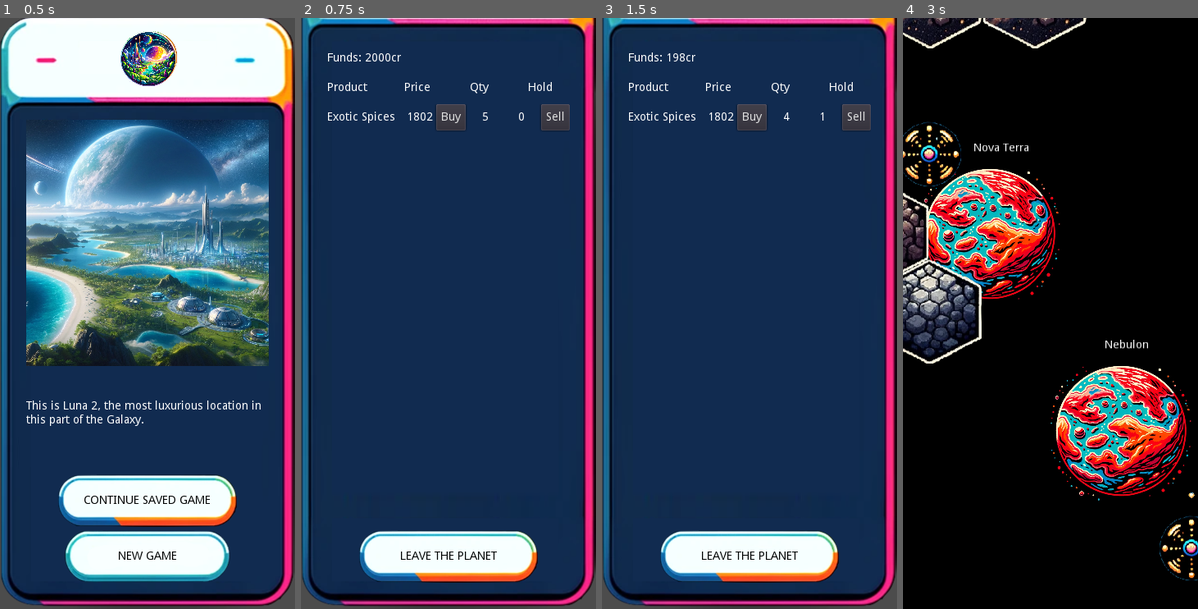
Above: before the commit, frames 1-4 (left to right).
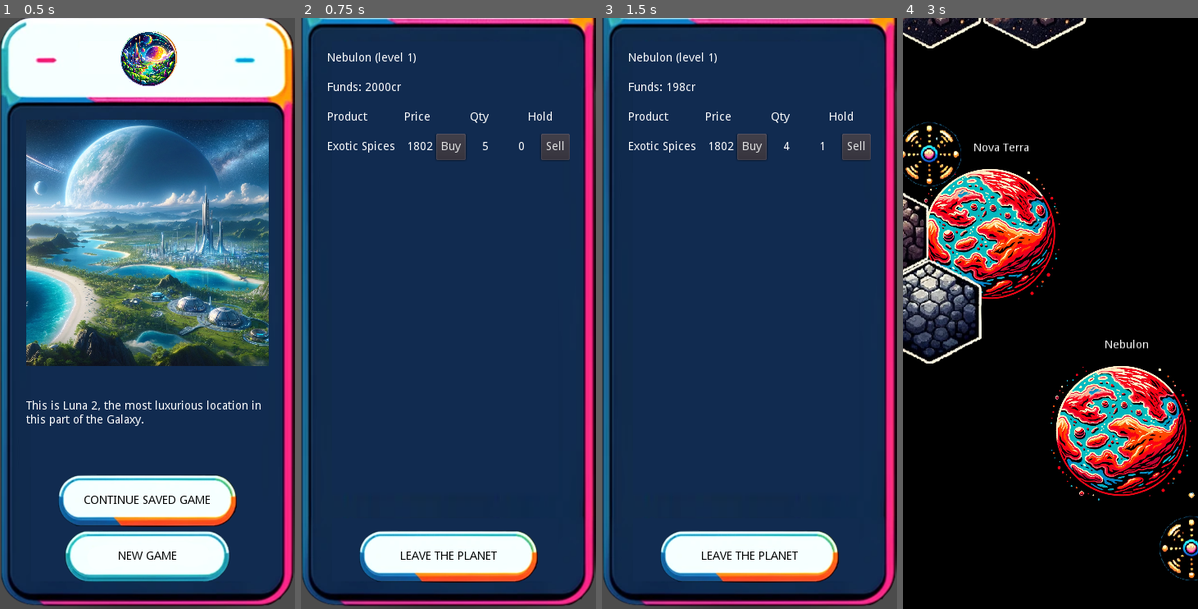
Above: after the commit, the same moments.

Repository: alexkorep/luna2
Game: Godot game, scene res://scenes/intro/intro.tscn
Two runs of this game, one before a commit and one after it. Both use one fixed random seed, a clock stepped at 60 frames per second and the inputs below.
Inputs:
- Up to frame 1 (0.5 s): no input
- Up to frame 2 (0.75 s): click "Continue saved game" at 0.5 s
- Up to frame 3 (1.5 s): click "Buy" at 1.25 s
- Up to frame 4 (3 s): click "Sell" at 2 s; click "Leave the planet" at 2.75 s

Frame 1 is identical in both runs. In frame 2, 2.9% of the frame differs, in the area x 9-92%, y 5-25%; in frame 3, 2.9%; in frame 4, nothing differs.

Commit message:
Show planet name and level

Diff:
--- a/src/scenes/trade_screen/trade_screen.gd
+++ b/src/scenes/trade_screen/trade_screen.gd
@@ -7,6 +7,7 @@
 
 onready var ProductsVBoxContainer = $NinePatchRect/MarginContainer/MainVBoxContainer/ScrollContainer/ProductsVBoxContainer
 onready var FundsLabel = $NinePatchRect/MarginContainer/MainVBoxContainer/FundsRow/FundsLabel
+onready var PlanetNameLabel = $NinePatchRect/MarginContainer/MainVBoxContainer/PlanetRow/PlanetNameLabel
 var trade_item = preload('res://scenes/trade_screen/trade_item.tscn')
 
 # Called when the node enters the scene tree for the first time.
@@ -15,6 +16,8 @@
 
 func fill_goods():
 	FundsLabel.text = str(GameState.funds) + 'cr'
+	var planet = GameState.get_current_planet()
+	PlanetNameLabel.text = planet["Name"] + " (level " + str(planet["TechLevel"]) +")"
 
 	# clear ProductsVBoxContainer children
 	for child in ProductsVBoxContainer.get_children():
--- a/src/scenes/trade_screen/trade_screen.tscn
+++ b/src/scenes/trade_screen/trade_screen.tscn
@@ -40,9 +40,21 @@
 margin_bottom = 655.0
 mouse_filter = 2
 
-[node name="FundsRow" type="HBoxContainer" parent="NinePatchRect/MarginContainer/MainVBoxContainer"]
+[node name="PlanetRow" type="HBoxContainer" parent="NinePatchRect/MarginContainer/MainVBoxContainer"]
 margin_right = 296.0
 margin_bottom = 32.0
+
+[node name="PlanetNameLabel" type="Label" parent="NinePatchRect/MarginContainer/MainVBoxContainer/PlanetRow"]
+margin_right = 42.0
+margin_bottom = 32.0
+rect_min_size = Vector2( 0, 32 )
+text = "Funds:"
+valign = 1
+
+[node name="FundsRow" type="HBoxContainer" parent="NinePatchRect/MarginContainer/MainVBoxContainer"]
+margin_top = 36.0
+margin_right = 296.0
+margin_bottom = 68.0
 
 [node name="Label" type="Label" parent="NinePatchRect/MarginContainer/MainVBoxContainer/FundsRow"]
 margin_right = 42.0
@@ -60,9 +72,9 @@
 valign = 1
 
 [node name="HBoxContainer" type="HBoxContainer" parent="NinePatchRect/MarginContainer/MainVBoxContainer"]
-margin_top = 36.0
+margin_top = 72.0
 margin_right = 296.0
-margin_bottom = 68.0
+margin_bottom = 104.0
 rect_min_size = Vector2( 0, 32 )
 
 [node name="ProductLabel" type="Label" parent="NinePatchRect/MarginContainer/MainVBoxContainer/HBoxContainer"]
@@ -104,7 +116,7 @@
 valign = 1
 
 [node name="ScrollContainer" type="ScrollContainer" parent="NinePatchRect/MarginContainer/MainVBoxContainer"]
-margin_top = 72.0
+margin_top = 108.0
 margin_right = 296.0
 margin_bottom = 587.0
 mouse_filter = 1
@@ -112,7 +124,7 @@
 
 [node name="ProductsVBoxContainer" type="VBoxContainer" parent="NinePatchRect/MarginContainer/MainVBoxContainer/ScrollContainer"]
 margin_right = 296.0
-margin_bottom = 515.0
+margin_bottom = 479.0
 size_flags_horizontal = 3
 size_flags_vertical = 3
 
--- a/src/scripts/trading/game_state.gd
+++ b/src/scripts/trading/game_state.gd
@@ -73,6 +73,9 @@
 		player_quantity[product_idx] -= quantity
 		save_game()
 
+func get_current_planet():
+	return PlanetsData.get_planet_by_id(planet_id)
+
 # Save the state of the game
 func save_game():
 	var save_dict = {
